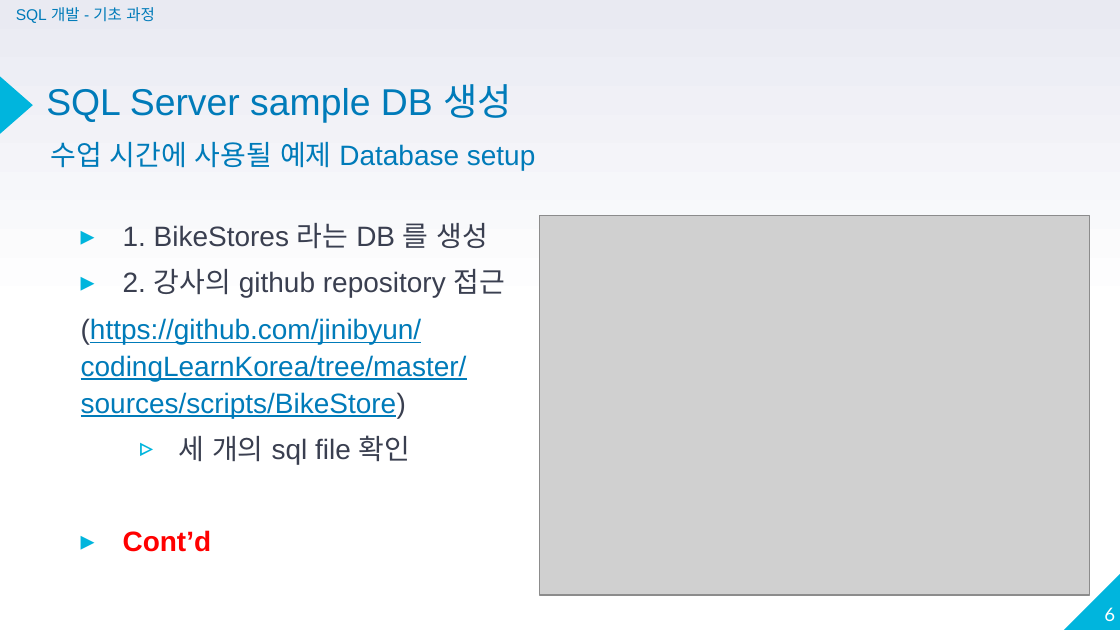
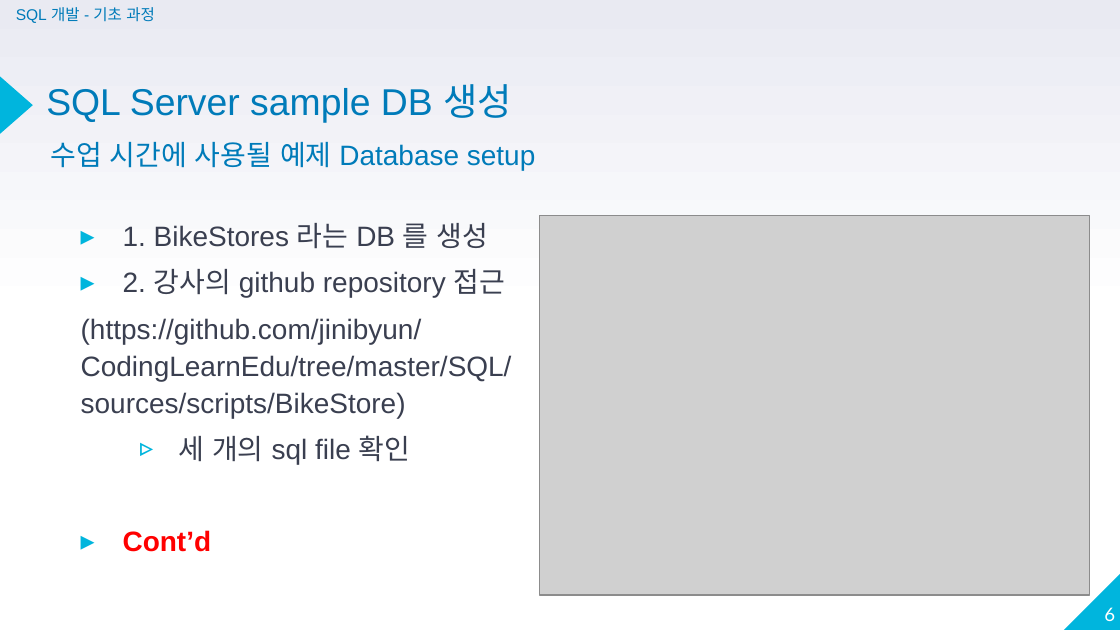
Before and after one commit to jinibyun/CodingLearnEdu, a slide deck: slide 6 of SQL/PPT/SQL Development Basic.pptx. Drawn at 1120x630 pixels with LibreOffice and Linux fonts; fonts in the diff are those of the drawing; grey boxes stand for pictures. Boxes give left, top, right and bottom in pixels: in the first picture for what was removed or moved away, otherwise in the second. Text is boxed around its words. In the diff, an @@ line names an element or a change of style, - is before the commit and + after.

```diff
--- a/SQL/PPT/SQL Development Basic.pptx
+++ b/SQL/PPT/SQL Development Basic.pptx
@@ text at (x1=81, y1=318, x2=512, y2=418): text changed; text colour #007BB9 to #3A3F50 @@
-(https://github.com/jinibyun/codingLearnKorea/tree/master/sources/scripts/BikeStore)
+(https://github.com/jinibyun/CodingLearnEdu/tree/master/SQL/sources/scripts/BikeStore)
```
Also in this commit, not shown: 2 other slides changed.
